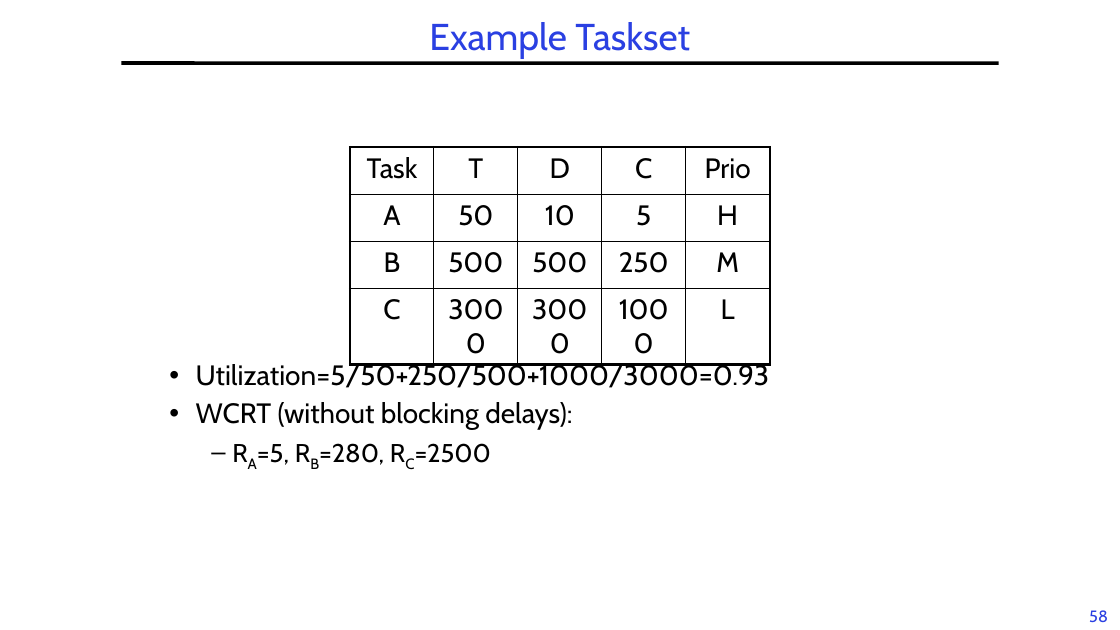
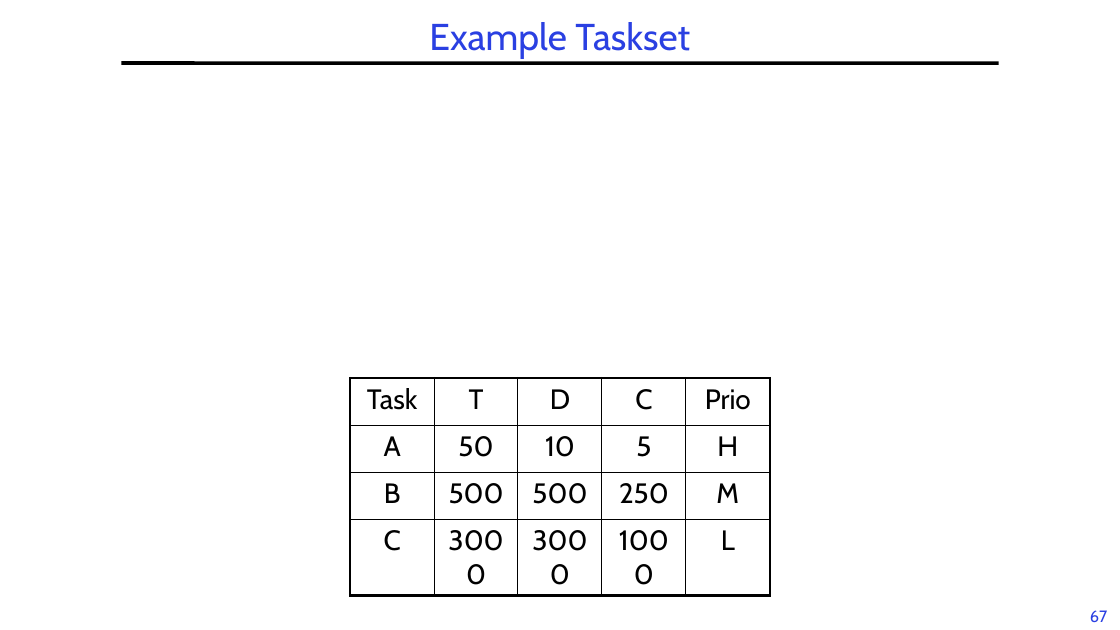
Before and after one commit to guhofstra/CSC256Fa25, a slide deck: slide 67 of PPTs/L6-RTScheduling.pptx (slide 58 before the commit). Drawn at 1120x630 pixels with LibreOffice and Linux fonts; fonts in the diff are those of the drawing; grey boxes stand for pictures. Boxes give left, top, right and bottom in pixels: in the first picture for what was removed or moved away, otherwise in the second. Text is boxed around its words. In the diff, an @@ line names an element or a change of style, - is before the commit and + after.

```diff
--- a/PPTs/L6-RTScheduling.pptx
+++ b/PPTs/L6-RTScheduling.pptx
@@ text removed at [196,361,770,465] @@
-• Utilization=5/50+250/500+1000/3000=0.93
-• WCRT (without blocking delays):
-  – RA=5, RB=280, RC=2500
@@ table: place and size @@
-table at [350,147,770,335]
+table at [350,378,770,566]
@@ page number at [1090,610,1107,622]: text changed @@
-58
+67
```
Also in this commit, not shown: 12 other slides changed, 9 slides added, 4 slides removed, 5 other files.
